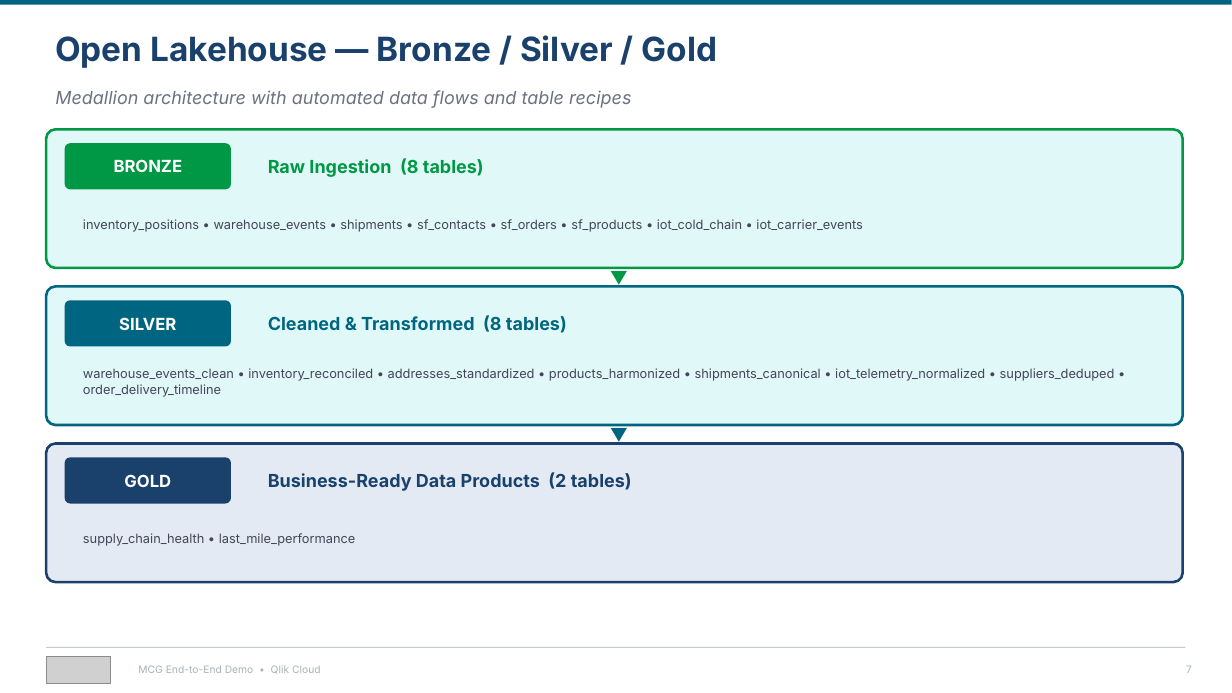
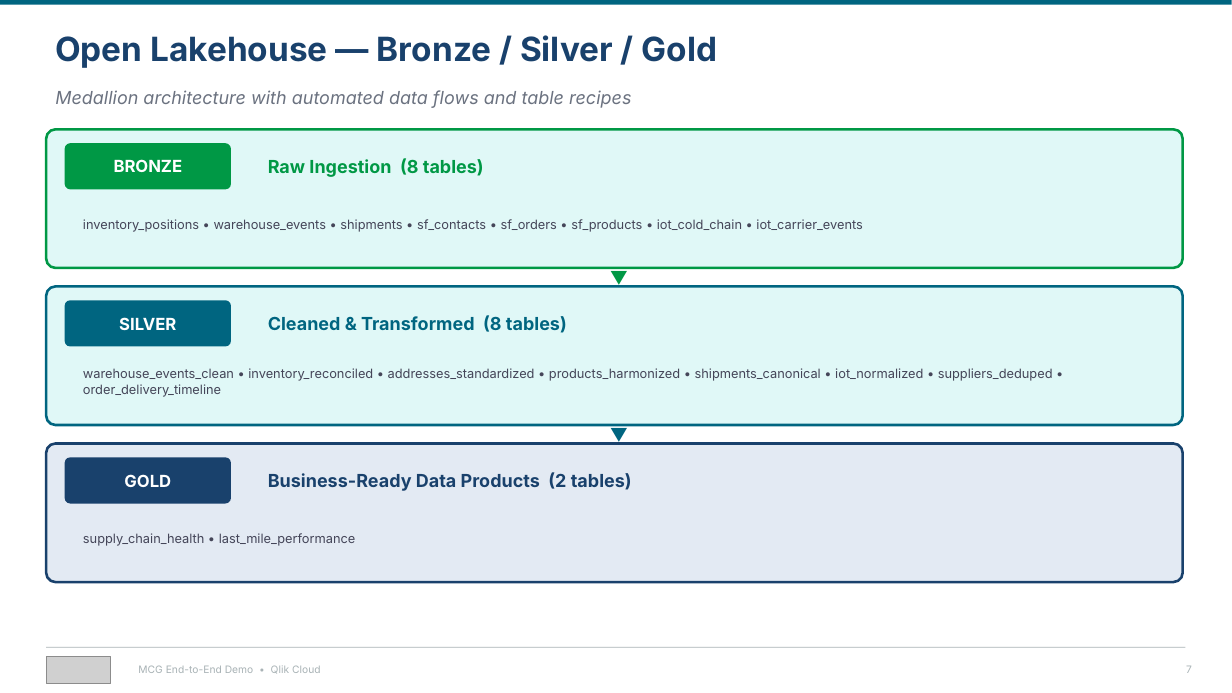
Before and after one commit to robertschoenfeldqlik/meridan_retail_group_qlik_demo_assets, a slide deck: slide 7 of MCG_Demo_Overview_Four_Stories.pptx. Drawn at 1232x693 pixels with LibreOffice and Linux fonts; fonts in the diff are those of the drawing; grey boxes stand for pictures. Boxes give left, top, right and bottom in pixels: in the first picture for what was removed or moved away, otherwise in the second. Text is boxed around its words. In the diff, an @@ line names an element or a change of style, - is before the commit and + after.

```diff
--- a/MCG_Demo_Overview_Four_Stories.pptx
+++ b/MCG_Demo_Overview_Four_Stories.pptx
@@ text at (x1=83, y1=368, x2=1053, y2=397): text changed @@
-warehouse_events_clean • inventory_reconciled • addresses_standardized • products_harmonized • shipments_canonical • iot_telemetry_normalized • suppliers_deduped • order_delivery_timeline
+warehouse_events_clean • inventory_reconciled • addresses_standardized • products_harmonized • shipments_canonical • iot_normalized • suppliers_deduped • order_delivery_timeline
```
Also in this commit, not shown: 6 other slides changed, 19 other files.
